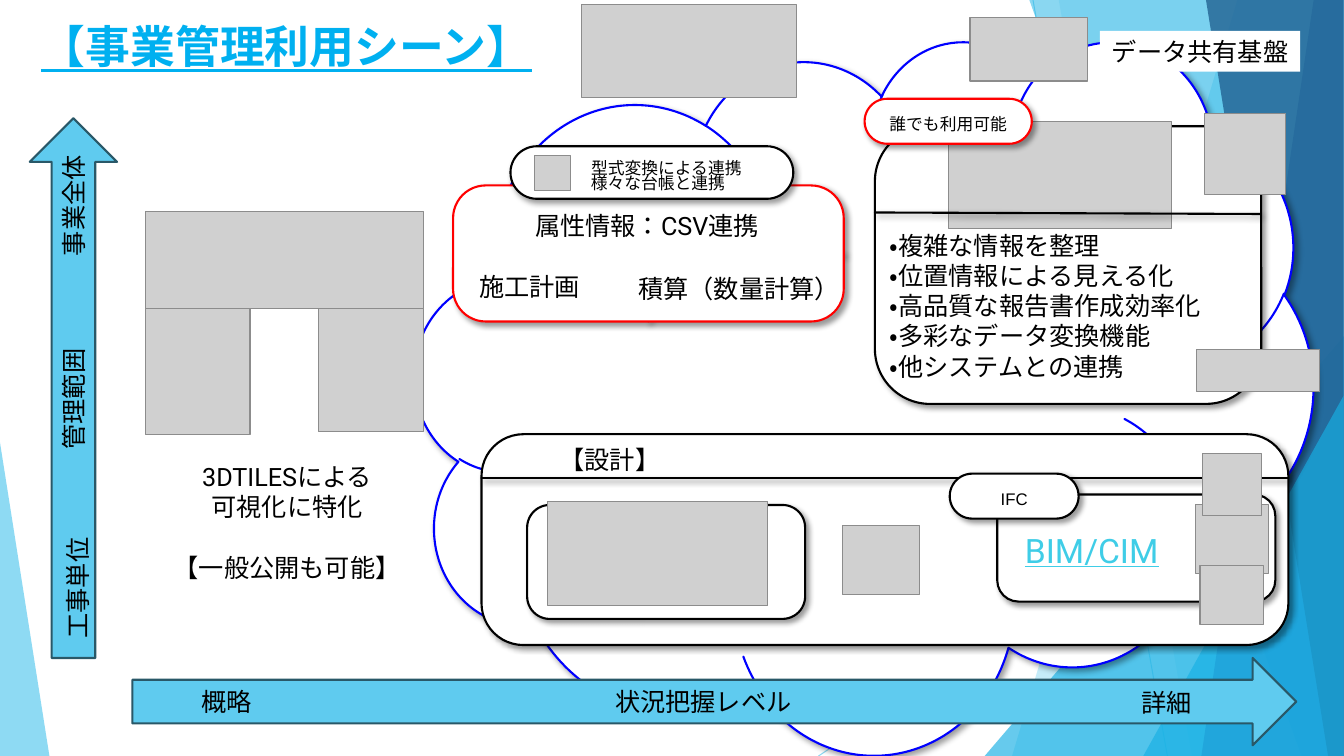
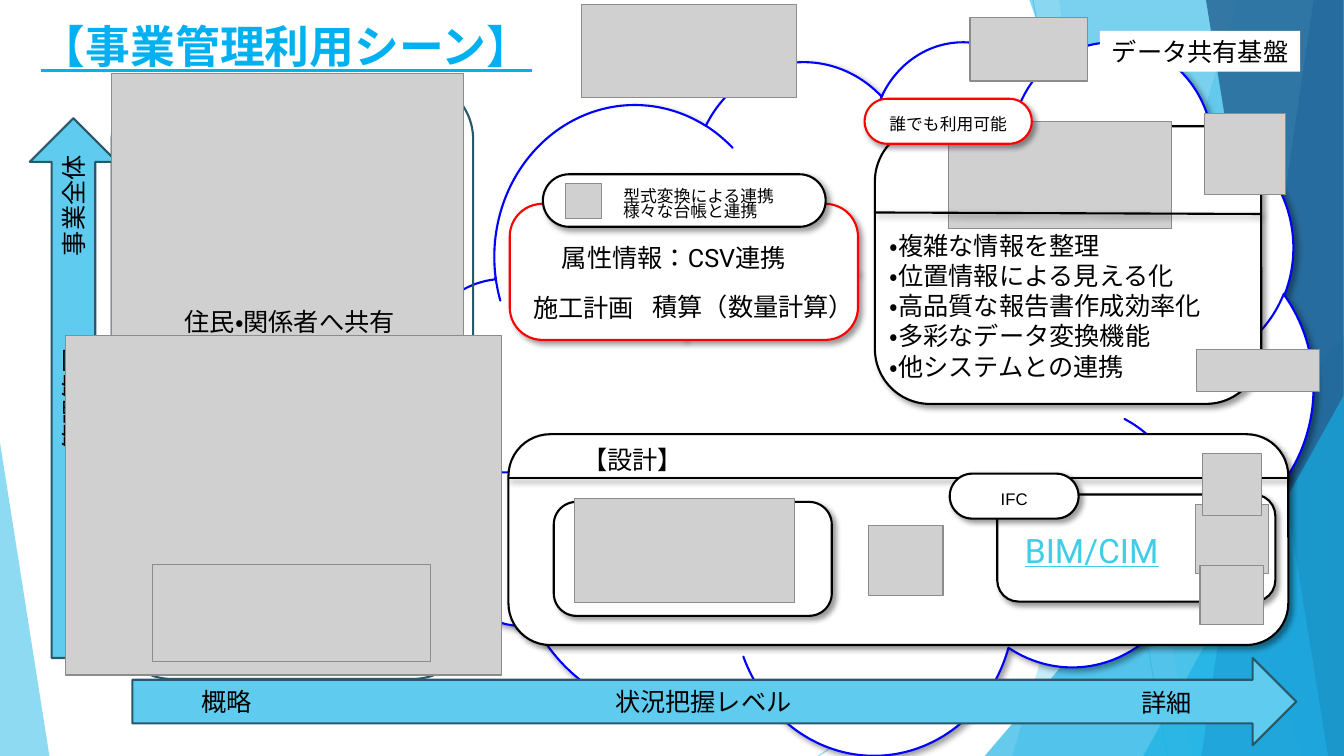
Before and after one commit to yamamoto-ryuzo/portal, a slide deck: slide 2 of プロジェクトCDE/プロジェクトCDE.pptx. Drawn at 1344x756 pixels with LibreOffice and Linux fonts; fonts in the diff are those of the drawing; grey boxes stand for pictures. Boxes give left, top, right and bottom in pixels: in the first picture for what was removed or moved away, otherwise in the second. Text is boxed around its words. In the diff, an @@ line names an element or a change of style, - is before the commit and + after.

```diff
--- a/プロジェクトCDE/プロジェクトCDE.pptx
+++ b/プロジェクトCDE/プロジェクトCDE.pptx
@@ rounded rectangle added at <box>112,80,474,680</box>, outline #2A5969 1.5 pt @@
@@ picture added at <box>112,74,464,386</box> @@
@@ rounded rectangle "型式変換による連携": place and size @@
-rounded rectangle "型式変換による連携" at <box>510,146,793,199</box>
+rounded rectangle "型式変換による連携" at <box>543,174,827,227</box>
@@ rounded rectangle: place and size @@
-rounded rectangle at <box>454,186,845,322</box>
+rounded rectangle at <box>510,204,858,340</box>
@@ picture: place and size @@
-picture at <box>534,155,571,191</box>
+picture at <box>566,184,602,219</box>
@@ text "属性情報：CSV連携": place and size @@
-text "属性情報：CSV連携" at <box>535,213,759,237</box>
+text "属性情報：CSV連携" at <box>562,245,786,269</box>
@@ text "施工計画": place and size @@
-text "施工計画" at <box>479,275,580,298</box>
+text "施工計画" at <box>533,296,634,319</box>
@@ line moved from (454, 254) - (844, 254) to (510, 272) - (858, 272) @@
@@ text "積算（数量計算）": place and size @@
-text "積算（数量計算）" at <box>638,276,840,304</box>
+text "積算（数量計算）" at <box>652,294,854,323</box>
@@ line moved from (648, 322) - (682, 254) to (684, 340) - (696, 272) @@
@@ group removed at <box>145,212,423,580</box>: 3 pictures, 1 text @@
-3DTILESによる
-可視化に特化
-【一般公開も可能】
@@ text added at <box>170,310,409,336</box>, 18 pt, text #000000 @@
+住民・関係者へ共有
+（ﾊﾟｽﾜｰﾄﾞ設定可能）
@@ picture added at <box>66,336,502,676</box> @@
@@ rounded rectangle: place and size @@
-rounded rectangle at <box>482,435,1289,645</box>
+rounded rectangle at <box>508,435,1289,645</box>
@@ rectangle "【設計】": place and size @@
-rectangle "【設計】" at <box>518,440,702,480</box>
+rectangle "【設計】" at <box>544,440,722,480</box>
@@ line moved from (482, 478) - (1289, 478) to (508, 478) - (1289, 478) @@
@@ rounded rectangle: place and size @@
-rounded rectangle at <box>527,505,806,619</box>
+rounded rectangle at <box>554,502,832,616</box>
@@ picture: place and size @@
-picture at <box>548,501,768,606</box>
+picture at <box>575,498,795,603</box>
@@ picture: place and size @@
-picture at <box>842,525,920,595</box>
+picture at <box>868,526,943,596</box>
@@ picture added at <box>152,565,431,662</box> @@
```
Also in this commit, not shown: 1 other slide changed, 1 other file.
